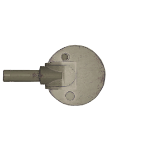
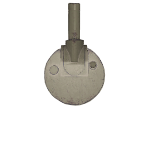
Layered file, before and after one edit (150x150). Changes by layer:
painted on "Turret copy" over (x1=2, y1=2, x2=106, y2=106)
